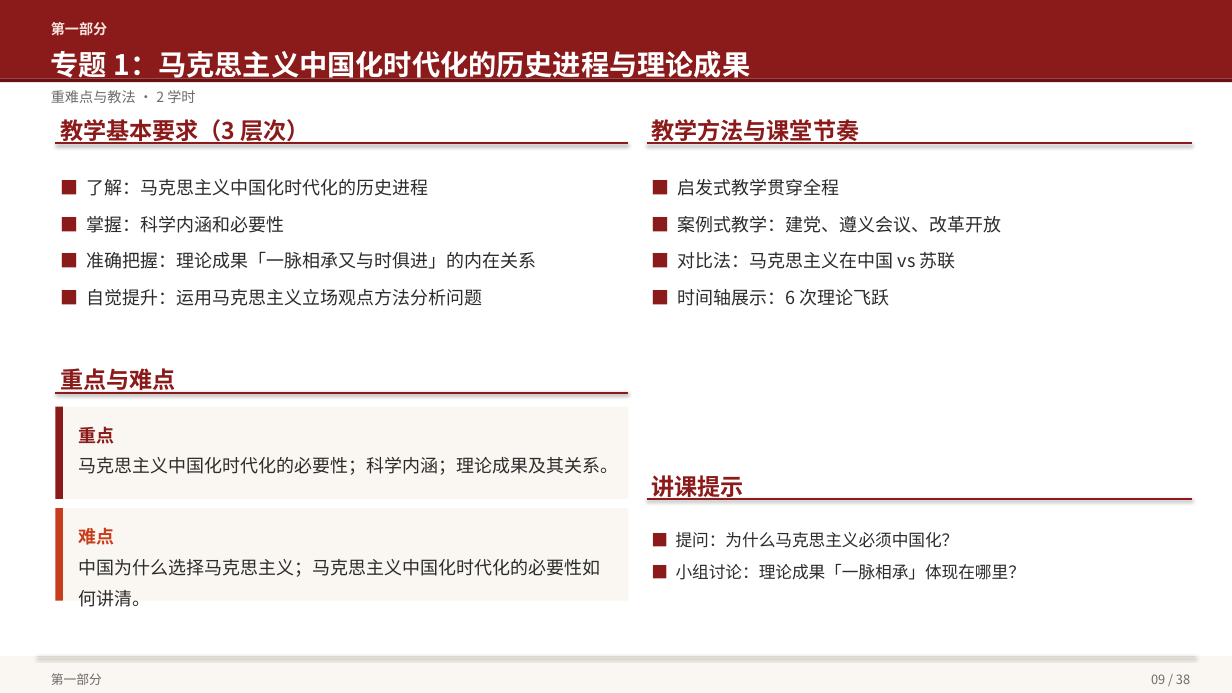
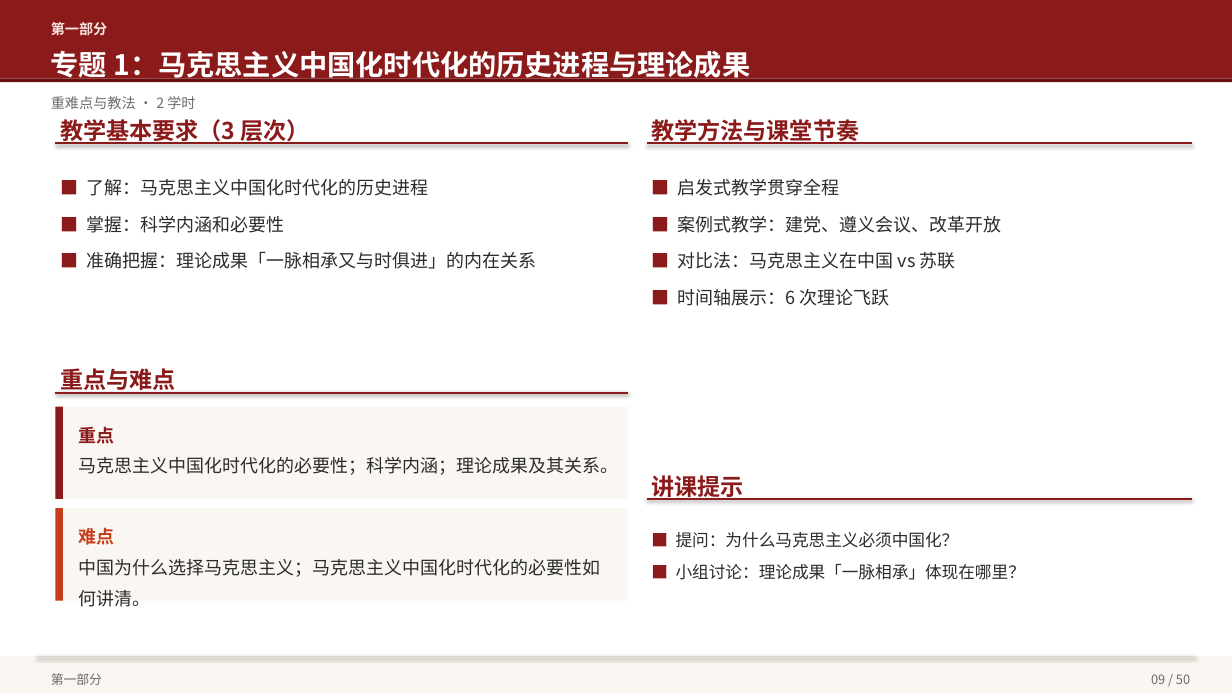
Before and after one commit to hsy358/obsidian-vault, a slide deck: slide 9 of 03-资源/PPT/毛泽东思想和中国特色社会主义理论体系概论 教学大纲概览.pptx. Drawn at 1232x693 pixels with LibreOffice and Linux fonts; fonts in the diff are those of the drawing. Boxes give left, top, right and bottom in pixels: in the first picture for what was removed or moved away, otherwise in the second. Text is boxed around its words. In the diff, an @@ line names an element or a change of style, - is before the commit and + after.

```diff
--- a/03-资源/PPT/毛泽东思想和中国特色社会主义理论体系概论 教学大纲概览.pptx
+++ b/03-资源/PPT/毛泽东思想和中国特色社会主义理论体系概论 教学大纲概览.pptx
@@ text "重难点与教法 · 2 学时": place and size @@
-text "重难点与教法 · 2 学时" at (51,90,195,103)
+text "重难点与教法 · 2 学时" at (51,96,195,109)
@@ text at (86,289,482,306): paragraph removed @@
-■ 自觉提升：运用马克思主义立场观点方法分析问题
@@ text at (1151,674,1190,684): text changed @@
-09 / 38
+09 / 50
```
Also in this commit, not shown: 37 other slides changed, 13 slides added.
